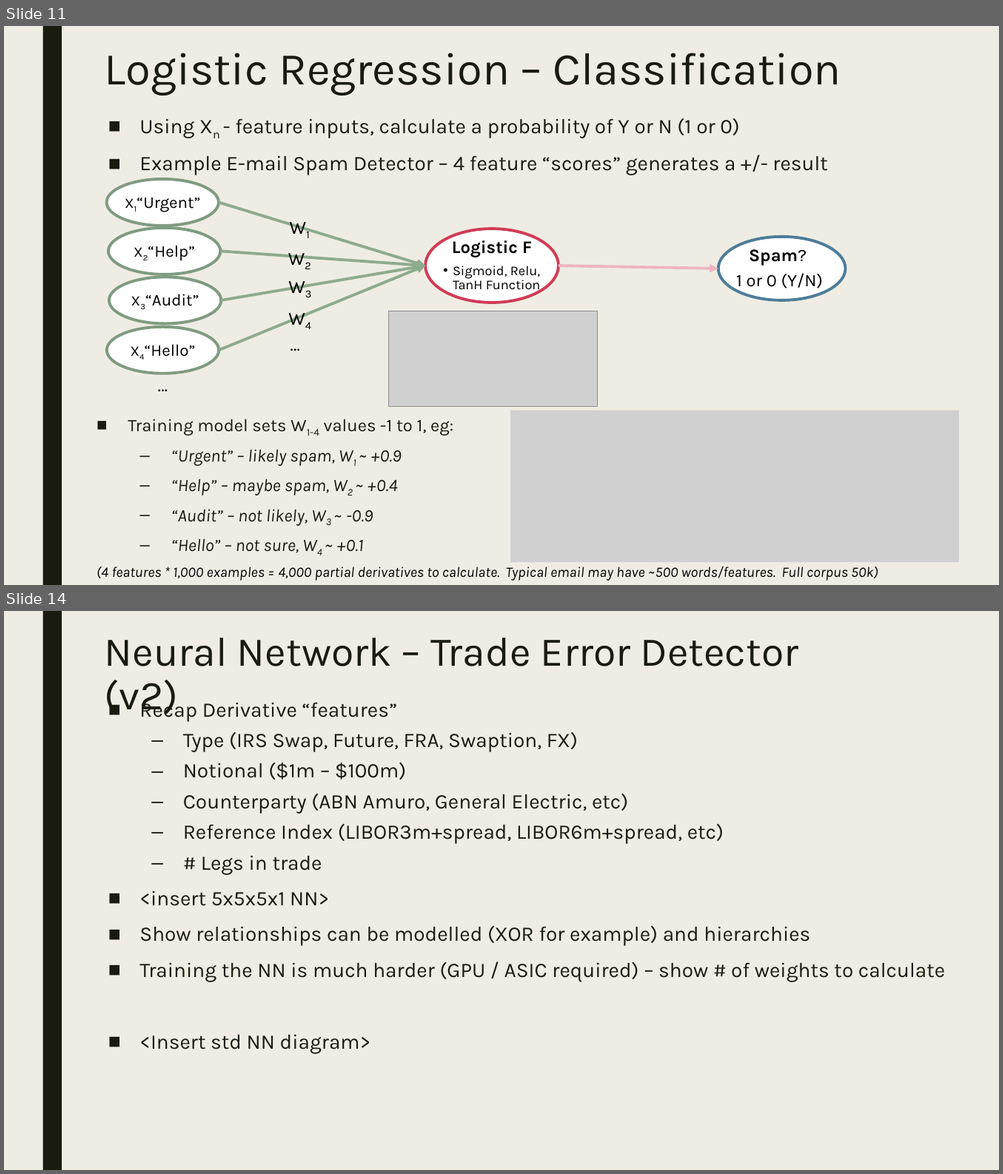
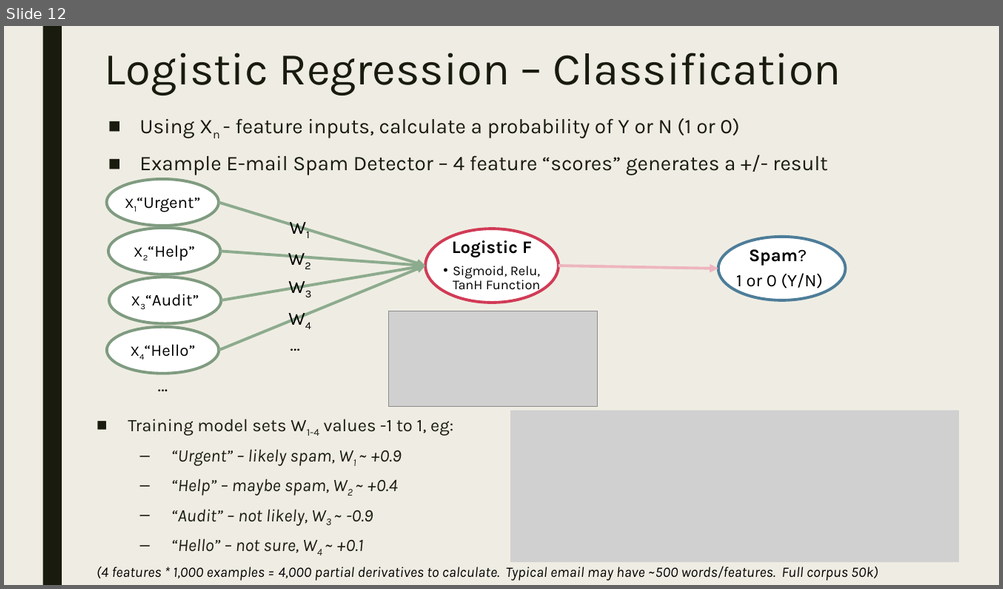
Before and after one commit to dougfoo/machineLearning, a slide deck: talks/MachineLearning101.pptx. Shown one above the other, each under a label of ours: slides 11 and 14 before the commit, slide 12 after it; the slides between them are not shown. The pictures are 1003x1174 and 1003x589 pixels, drawn with LibreOffice and Linux fonts; fonts in the diff are those of the drawing; grey boxes stand for pictures. Boxes give left, top, right and bottom in pixels: in the first picture for what was removed or moved away, otherwise in the second. Text is boxed around its words. In the diff, an @@ line names an element or a change of style, - is before the commit and + after.

```diff
--- a/talks/MachineLearning101.pptx
+++ b/talks/MachineLearning101.pptx
@@ slide 14 removed at [4, 611, 999, 1170], background #EFEDE3; not listed: 1 template element that a slide beside it also shows @@
@@ title removed at [105, 638, 798, 718] @@
-Neural Network – Trade Error Detector (v2)
@@ text removed at [139, 698, 945, 1054] @@
-■ Recap Derivative “features”
-  – Type (IRS Swap, Future, FRA, Swaption, FX)
-  – Notional ($1m – $100m)
-  – Counterparty (ABN Amuro, General Electric, etc)
-  – Reference Index (LIBOR3m+spread, LIBOR6m+spread, etc)
-  – # Legs in trade
-■ <insert 5x5x5x1 NN>
-■ Show relationships can be modelled (XOR for example) and hierarchies
-■ Training the NN is much harder (GPU / ASIC required) – show # of weights to calculate
-■ <Insert std NN diagram>
@@ what was slide 11 is now slide 12 @@
```
Also in this commit, not shown: 12 slides changed, 5 slides added, 3 other slides removed.
